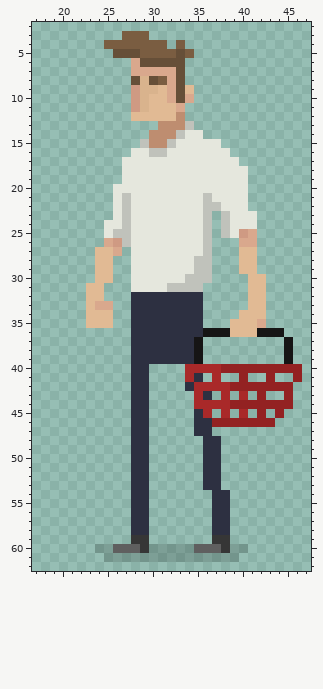
Pixel-art sprite, stored at Bag Boyz/Assets/Sprites/Player/Idle/Idle_Left/Idle_Left7.png. Above: the version before the commit.
The file is 64x64 pixels. Shown: x 17..47, y 2..62.
And afterwards:
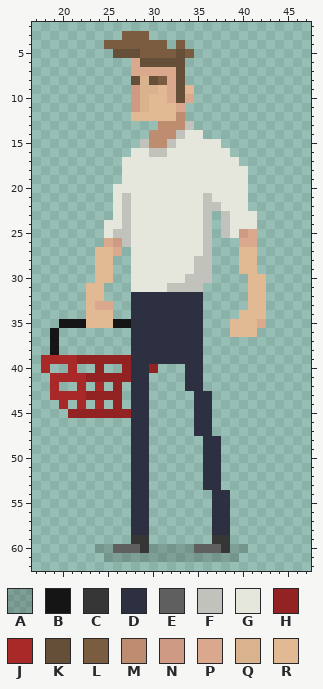
Palette (. is transparent): A #0000002a  B #161515  C #363636  D #2d3041  E #5f5f5f  F #c0c2bb  G #e5e7dd  H #932222  J #a92929  K #664f38  L #7a5d41  M #be8d70  N #cf9a83  P #d9a88d  Q #d9b38d  R #e1ba94
The exact change:
There is now colour B in row 35 at x 20 to 22 and 26 to 27; in rows 36 to 38 at x 19.
The edit turns colour B into colour D in rows 37 to 39 at x 35.
The edit turns colour J into colour D in row 40 at x 34 to 35; in row 41 at x 34; in rows 42 to 43 at x 35; in row 44 at x 35 to 36; in row 45 at x 36.
There is now colour H in row 39 at x 22 to 27; in row 40 at x 24, 27 and 30; in row 41 at x 23 to 27; in row 42 at x 26; in row 43 at x 23 to 26; in row 44 at x 26.
There is now colour H in row 45 at x 21 to 27.
There is now colour J in row 39 at x 18 to 21; in row 40 at x 18 and 21; in row 41 at x 19 to 22; in row 42 at x 19, 22 and 24; in row 43 at x 19 to 22; in row 44 at x 20, 22 and 24.
The author cleared colour B in row 36 at x 36 to 38 and 42 to 44; in rows 37 to 39 at x 45.
The author cleared colour H in row 40 at x 38 to 46; in row 41 at x 40, 43 and 46; in row 42 at x 39 to 45; in row 43 at x 42 and 45; in row 44 at x 39 to 45; in row 45 at x 42 and 44.
The author cleared colour H in row 46 at x 37 to 43.
The author cleared colour J in row 40 at x 36 to 37; in row 41 at x 37; in row 42 at x 36 to 38; in row 43 at x 38 and 40; in row 44 at x 37 to 38; in row 45 at x 38 and 40.
Boxes around the changes in both pictures, in picture pixels (x1, y1, x2, y2):
changed: (41, 319, 302, 427)
